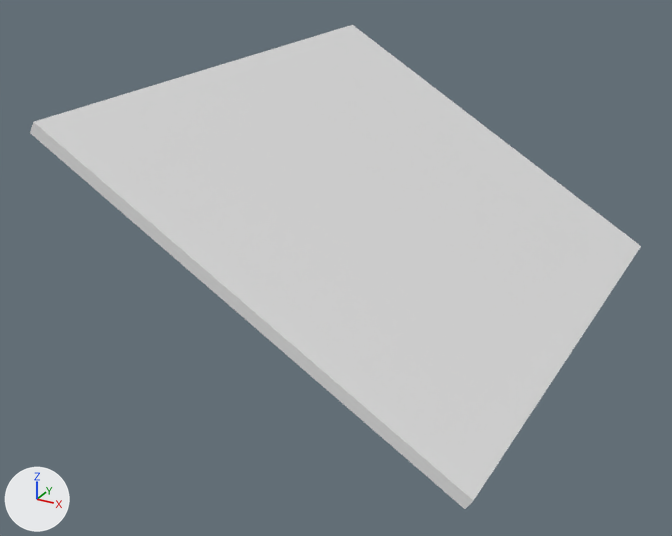
Renders of the Blender file assets/custom/wip/solar.blend from each side of a commit.
Both versions are drawn from a camera (50 mm lens) standing at (1.31, -2.81, 1.1) and looking at (-0.14, -0.17, -0.22). Every picture has the same lights, and +X, +Y and +Z are marked at lower left. The picture after the commit comes second.
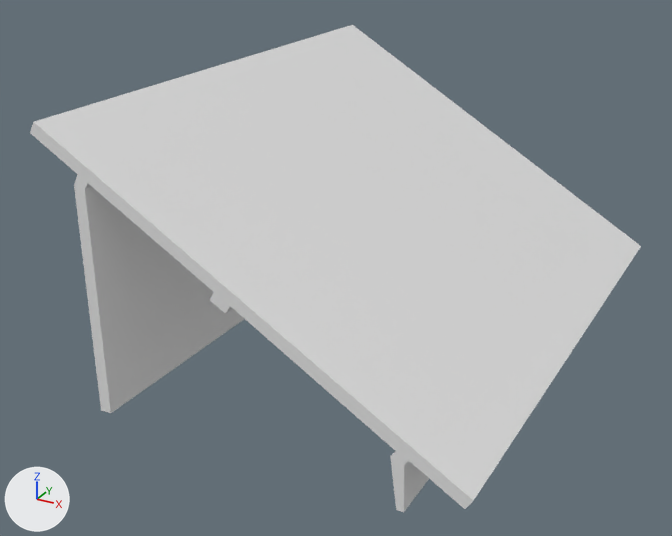
Where the change shows, as pixel boxes (x1, y1, x2, y2) in the pictures (672 x 536 px):
'Cube', reshaped: before (30, 25, 641, 509); after (30, 25, 641, 512)

Diff of the bpy script that builds the scene:
```diff
--- a/assets/custom/wip/solar.blend.py
+++ b/assets/custom/wip/solar.blend.py
@@ me_cube @@
 # used by ob_cube; location = (-0.014, -0.005, -0.032); rotation_euler = (0.0, 0.529, 0.0), in degrees (0, 30, 0); scale = (0.803, 1.11, -0.0692)
-me_cube.from_pydata(...)  # 8 vertices, 6 faces; spans x -1.0..0.98, y -0.86..0.86, z -0.76..-0.17
+me_cube.from_pydata(...)  # 52 vertices, 50 faces; spans x -1.0..0.98, y -0.86..0.86, z -0.76..9.69
+# me_cube part 1
+# 4 faces are deleted
+# 34 vertices are added at x -0.76..0.84, y -0.86..0.86, z -0.76..9.69
+# 10 new vertices lie (0.0, 1.72, 0.0) away from vertices in x -0.76..0.84, y -0.86, z -0.76..9.69
+# 48 new faces join them
```
